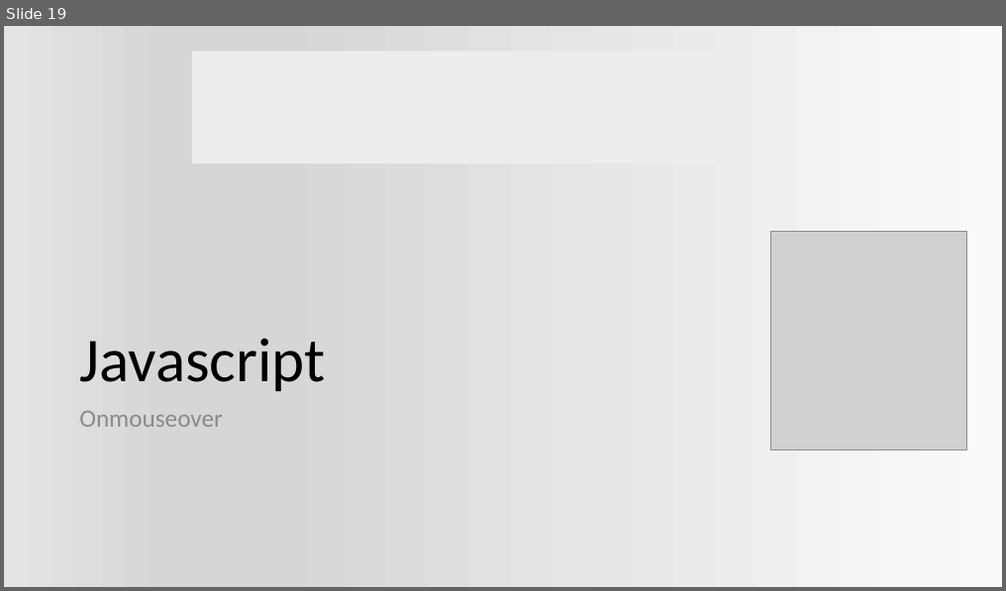
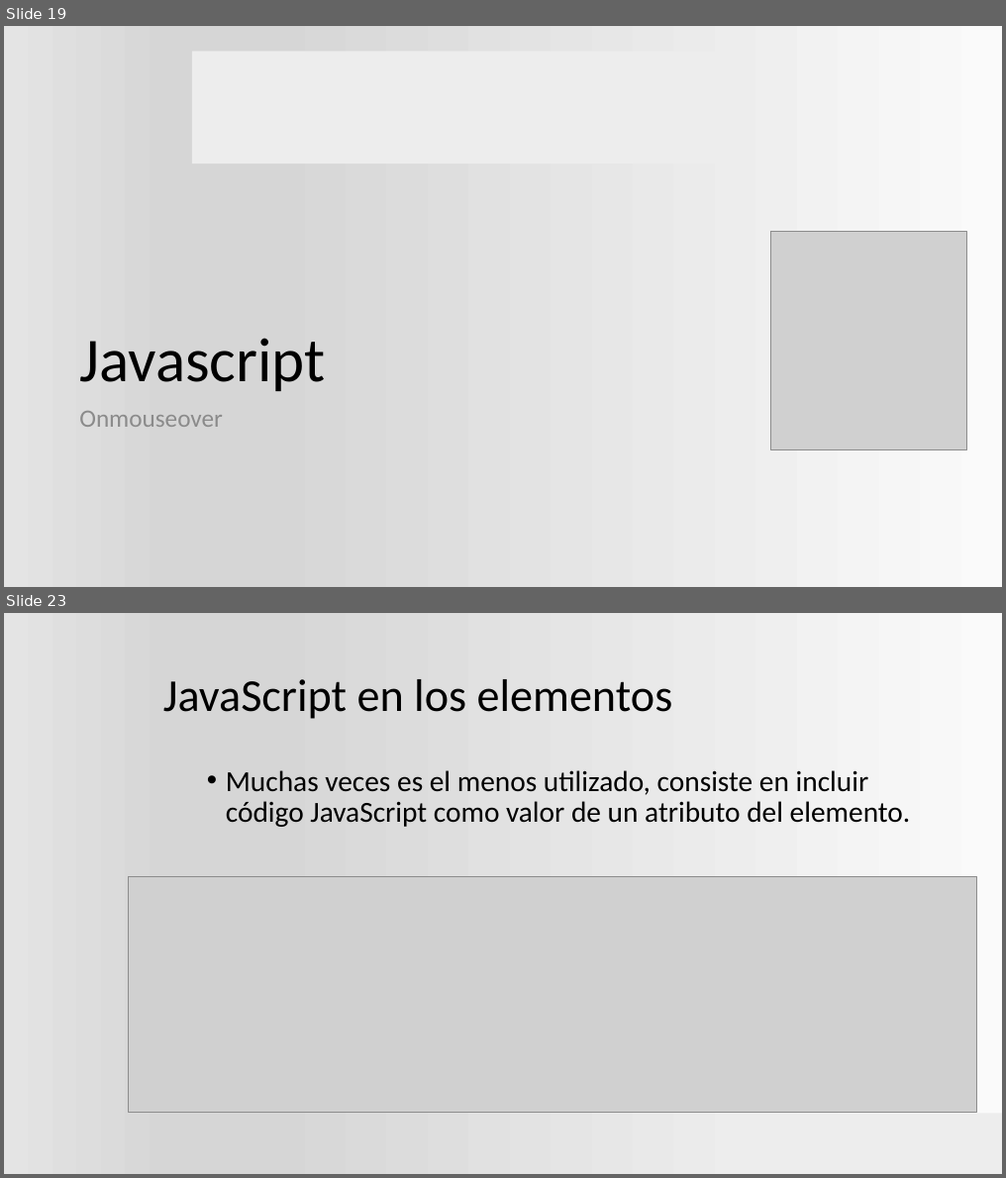
Before and after one commit to ProfVillegas/CECyTe, a slide deck: Aplicacion_js.pptx. Shown one above the other, each under a label of ours: slide 19 before the commit, slides 19 and 23 after it; the slides between them are not shown. The pictures are 1006x591 and 1006x1178 pixels, drawn with LibreOffice and Linux fonts; fonts in the diff are those of the drawing; grey boxes stand for pictures; background and template pictures are left out. Boxes give left, top, right and bottom in pixels: in the first picture for what was removed or moved away, otherwise in the second. Text is boxed around its words. In the diff, an @@ line names an element or a change of style, - is before the commit and + after.

```diff
--- a/Aplicacion_js.pptx
+++ b/Aplicacion_js.pptx
@@ slide 23 added at (4,613,1002,1174), background gradient #FAFAFA to #D7D7D7 to #E4E4E4 @@
@@ title added at (163,679,673,719), 44 pt, text #000000 @@
+JavaScript en los elementos
@@ text added at (226,770,911,827), 28 pt, text #000000 @@
+• Muchas veces es el menos utilizado, consiste en incluir código JavaScript como valor de un atributo del elemento.
@@ picture added at (129,876,977,1112) @@
@@ rectangle added at (719,1114,1002,1174), fill #EDEDED @@
```
Also in this commit, not shown: 1 slide changed, 28 other slides added, 1 other file.
